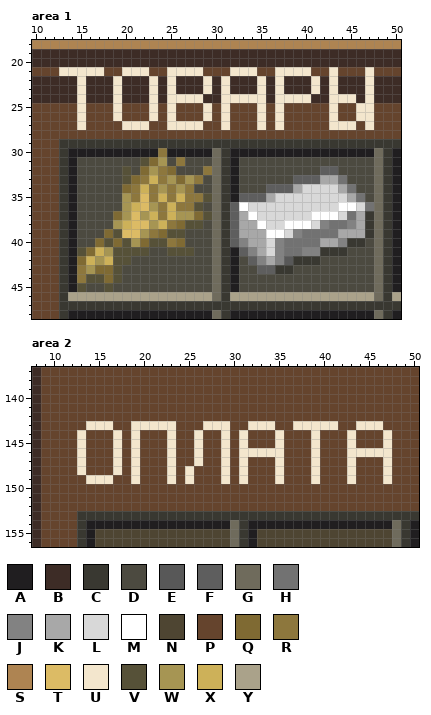
Two states of a pixel-art file, Docs/art/shipping-station-2026-10-20/native/shipping-ui.aseprite. Above: the version before the commit.
368x272 pixels, 1 frame. Colours within 5 levels of each other are drawn and written as one. Shown: area 1: x 10..50, y 18..48; area 2: x 8..50, y 137..156. The commit also changed other parts of the picture, which this record leaves out.
Visible layers, top first: "04 preview native items only", "03 preview labels only", "02 native slots", "01 wood and iron".
Palette (. is transparent): A #201e20  B #3d2c26  C #393831  D #4c4a40  E #585858  F #5e5e5e  G #6f6b5c  H #727272  J #828282  K #a8a8a8  L #d8d8d8  M #ffffff  N #4e4532  P #65442d  Q #7f6a33  R #8d773d  S #ae8452  T #dcbb65  U #f3e6cd  V #565138  W #a69553  X #cdb159  Y #aaa28a
Pixels before, area 1, first column x 10:
18 SSSSSSSSSSSSSSSSSSSSSSSSSSSSSSSSSSSSSSSSS
19 BBBBBBBBBBBBBBBBBBBBBBBBBBBBBBBBBBBBBBBBB
20 BBBBBBBBBBBBBBBBBBBBBBBBBBBBBBBBBBBBBBBBB
21 PPPUUUUUPPUUUPPUUUUPPPUUUPPUUUUPPUPPPUPPP
22 BBBBBUBBBUBBBUBUBBBUBUBBBUBUBBBUBUBBBUBBB
23 BBBBBUBBBUBBBUBUBBBUBUBBBUBUBBBUBUBBBUBBB
24 BBBBBUBBBUBBBUBUUUUBBUUUUUBUUUUBBUUUBUBBB
25 PPPPPUPPPUPPPUPUPPPUPUPPPUPUPPPPPUPPUUPPP
26 PPPPPUPPPUPPPUPUPPPUPUPPPUPUPPPPPUPPUUPPP
27 PPPPPUPPPPUUUPPUUUUPPUPPPUPUPPPPPUUUPUPPP
28 PPPPPPPPPPPPPPPPPPPPPPPPPPPPPPPPPPPPPPPPP
29 PPPCCCCCCCCCCCCCCCCCCCCCCCCCCCCCCCCCCCCCC
30 PPPCAAAAAAAAAARAAAAAGCAAAAAAAAAAAAAAAAGCA
31 PPPCADDDDDDDVQWDRDDDGCADDDDDDDDDDDDDDDGCA
32 PPPCADDDDDVDQWRQDDDRGCADDDDDDDDDFFDDDDGCA
33 PPPCADDDDDVQRXRWQWRDGCADDDDDDFFFKKHDDDGCA
34 PPPCADDDDDQRXRWRWRDDGCADDDFFFKLLLLKHDDGCA
35 PPPCADDDDDWRTRXRXRRVGCAFFFKLLLLLLLLKHDGCA
36 PPPCADDDDDWXTWRXRRVDGCFMLLLLLLLLLLMMLHGCA
37 PPPCADDDDQWTWXRXWWQVGCFKMLLLLLLMMMLHKCGCA
38 PPPCADDDDWXTTWXRQVVDGCFKKMLLMMMLJHHJKCGCA
39 PPPCADDDQVTTWRQVVDDDGCFKKKMMLJHHHHKKKCGCA
40 PPPCADDQVQVWQVVRQDDDGCFJKKLJHHHHKKJCCDGCA
41 PPPCAVQXWVVVVDDVVVDDGCAFJKLJHHJJCCCDDDGCA
42 PPPCAQXWXVVDDDDDDDDDGCADFJKJECCCDDDDDDGCA
43 PPPCARWQQVDDDDDDDDDDGCADDFFCCDDDDDDDDDGCA
44 PPPCARVVQVDDDDDDDDDDGCADDDDDDDDDDDDDDDGCA
45 PPPCAVDDVDDDDDDDDDDDGCADDDDDDDDDDDDDDDGCA
46 PPPCYYYYYYYYYYYYYYYYGCYYYYYYYYYYYYYYYYGCY
47 PPPCCCCCCCCCCCCCCCCCCCCCCCCCCCCCCCCCCCCCC
48 PPPCAAAAAAAAAAAAAAAAGCAAAAAAAAAAAAAAAAGCA
Pixels before, area 2, first column x 8:
137 BPPPPPPPPPPPPPPPPPPPPPPPPPPPPPPPPPPPPPPPPPP
138 BPPPPPPPPPPPPPPPPPPPPPPPPPPPPPPPPPPPPPPPPPP
139 BPPPPPPPPPPPPPPPPPPPPPPPPPPPPPPPPPPPPPPPPPP
140 BPPPPPPPPPPPPPPPPPPPPPPPPPPPPPPPPPPPPPPPPPP
141 BPPPPPPPPPPPPPPPPPPPPPPPPPPPPPPPPPPPPPPPPPP
142 BPPPPPPPPPPPPPPPPPPPPPPPPPPPPPPPPPPPPPPPPPP
143 BPPPPPUUUPPUUUUUPPPUUUPPUUUPPUUUUUPPUUUPPPP
144 BPPPPUPPPUPUPPPUPPUPPUPUPPPUPPPUPPPUPPPUPPP
145 BPPPPUPPPUPUPPPUPPUPPUPUPPPUPPPUPPPUPPPUPPP
146 BPPPPUPPPUPUPPPUPPUPPUPUUUUUPPPUPPPUUUUUPPP
147 BPPPPUPPPUPUPPPUPPUPPUPUPPPUPPPUPPPUPPPUPPP
148 BPPPPUPPPUPUPPPUPUPPPUPUPPPUPPPUPPPUPPPUPPP
149 BPPPPPUUUPPUPPPUPUPPPUPUPPPUPPPUPPPUPPPUPPP
150 BPPPPPPPPPPPPPPPPPPPPPPPPPPPPPPPPPPPPPPPPPP
151 BPPPPPPPPPPPPPPPPPPPPPPPPPPPPPPPPPPPPPPPPPP
152 BPPPPPPPPPPPPPPPPPPPPPPPPPPPPPPPPPPPPPPPPPP
153 BPPPPCCCCCCCCCCCCCCCCCCCCCCCCCCCCCCCCCCCCCC
154 BPPPPCAAAAAAAAAAAAAAAAGCAAAAAAAAAAAAAAAAGCA
155 BPPPPCANNNNNNNNNNNNNNNGCANNNNNNNNNNNNNNNGCA
156 BPPPPCANNNNNNNNNNNNNNNGCANNNNNNNNNNNNNNNGCA
Now the later version:
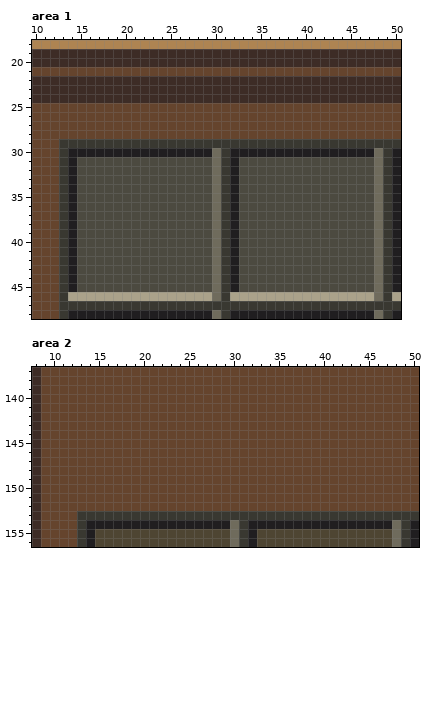
Diff:
layer "03 preview labels only" now hidden
layer "04 preview native items only" now hidden
Area 1:
y 21: x 13..17 UUUUU -> PPPPP; x 20..22 UUU -> PPP; x 25..28 UUUU -> PPPP; x 32..34 UUU -> PPP; x 37..40 UUUU -> PPPP; x 43 U -> P; x 47 U -> P
y 22..23: x 15 U -> B; x 19 U -> B; x 23 U -> B; x 25 U -> B; x 29 U -> B; x 31 U -> B; x 35 U -> B; x 37 U -> B; x 41 U -> B; x 43 U -> B; x 47 U -> B
y 24: x 15 U -> B; x 19 U -> B; x 23 U -> B; x 25..28 UUUU -> BBBB; x 31..35 UUUUU -> BBBBB; x 37..40 UUUU -> BBBB; x 43..45 UUU -> BBB; x 47 U -> B
y 25..26: x 15 U -> P; x 19 U -> P; x 23 U -> P; x 25 U -> P; x 29 U -> P; x 31 U -> P; x 35 U -> P; x 37 U -> P; x 43 U -> P; x 46..47 UU -> PP
y 27: x 15 U -> P; x 20..22 UUU -> PPP; x 25..28 UUUU -> PPPP; x 31 U -> P; x 35 U -> P; x 37 U -> P; x 43..45 UUU -> PPP; x 47 U -> P
y 30: x 24 R -> A
y 31: x 22..24 VQW -> DDD; x 26 R -> D
y 32: x 20 V -> D; x 22..25 QWRQ -> DDDD; x 29 R -> D; x 42..43 FF -> DD
y 33: x 20..28 VQRXRWQWR -> DDDDDDDDD; x 39..44 FFFKKH -> DDDDDD
y 34: x 20..27 QRXRWRWR -> DDDDDDDD; x 36..45 FFFKLLLLKH -> DDDDDDDDDD
y 35: x 20..29 WRTRXRXRRV -> DDDDDDDDDD; x 33..46 FFFKLLLLLLLLKH -> DDDDDDDDDDDDDD
y 36: x 20..28 WXTWRXRRV -> DDDDDDDDD; x 32..47 FMLLLLLLLLLLMMLH -> ADDDDDDDDDDDDDDD
y 37: x 19..29 QWTWXRXWWQV -> DDDDDDDDDDD; x 32..47 FKMLLLLLLMMMLHKC -> ADDDDDDDDDDDDDDD
y 38: x 19..28 WXTTWXRQVV -> DDDDDDDDDD; x 32..47 FKKMLLMMMLJHHJKC -> ADDDDDDDDDDDDDDD
y 39: x 18..26 QVTTWRQVV -> DDDDDDDDD; x 32..47 FKKKMMLJHHHHKKKC -> ADDDDDDDDDDDDDDD
y 40: x 17..26 QVQVWQVVRQ -> DDDDDDDDDD; x 32..46 FJKKLJHHHHKKJCC -> ADDDDDDDDDDDDDD
y 41: x 15..22 VQXWVVVV -> DDDDDDDD; x 25..27 VVV -> DDD; x 33..44 FJKLJHHJJCCC -> DDDDDDDDDDDD
y 42: x 15..20 QXWXVV -> DDDDDD; x 34..41 FJKJECCC -> DDDDDDDD
y 43: x 15..19 RWQQV -> DDDDD; x 35..38 FFCC -> DDDD
y 44: x 15..19 RVVQV -> DDDDD
y 45: x 15 V -> D; x 18 V -> D
Area 2:
y 143: x 14..16 UUU -> PPP; x 19..23 UUUUU -> PPPPP; x 27..29 UUU -> PPP; x 32..34 UUU -> PPP; x 37..41 UUUUU -> PPPPP; x 44..46 UUU -> PPP
y 144..145: x 13 U -> P; x 17 U -> P; x 19 U -> P; x 23 U -> P; x 26 U -> P; x 29 U -> P; x 31 U -> P; x 35 U -> P; x 39 U -> P; x 43 U -> P; x 47 U -> P
y 146: x 13 U -> P; x 17 U -> P; x 19 U -> P; x 23 U -> P; x 26 U -> P; x 29 U -> P; x 31..35 UUUUU -> PPPPP; x 39 U -> P; x 43..47 UUUUU -> PPPPP
y 147: x 13 U -> P; x 17 U -> P; x 19 U -> P; x 23 U -> P; x 26 U -> P; x 29 U -> P; x 31 U -> P; x 35 U -> P; x 39 U -> P; x 43 U -> P; x 47 U -> P
y 148: x 13 U -> P; x 17 U -> P; x 19 U -> P; x 23 U -> P; x 25 U -> P; x 29 U -> P; x 31 U -> P; x 35 U -> P; x 39 U -> P; x 43 U -> P; x 47 U -> P
y 149: x 14..16 UUU -> PPP; x 19 U -> P; x 23 U -> P; x 25 U -> P; x 29 U -> P; x 31 U -> P; x 35 U -> P; x 39 U -> P; x 43 U -> P; x 47 U -> P
